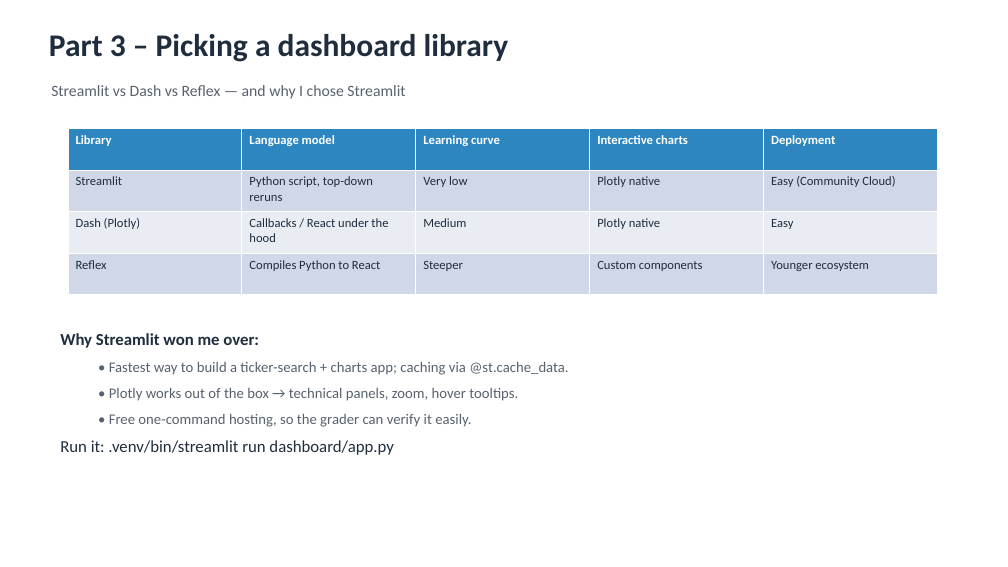
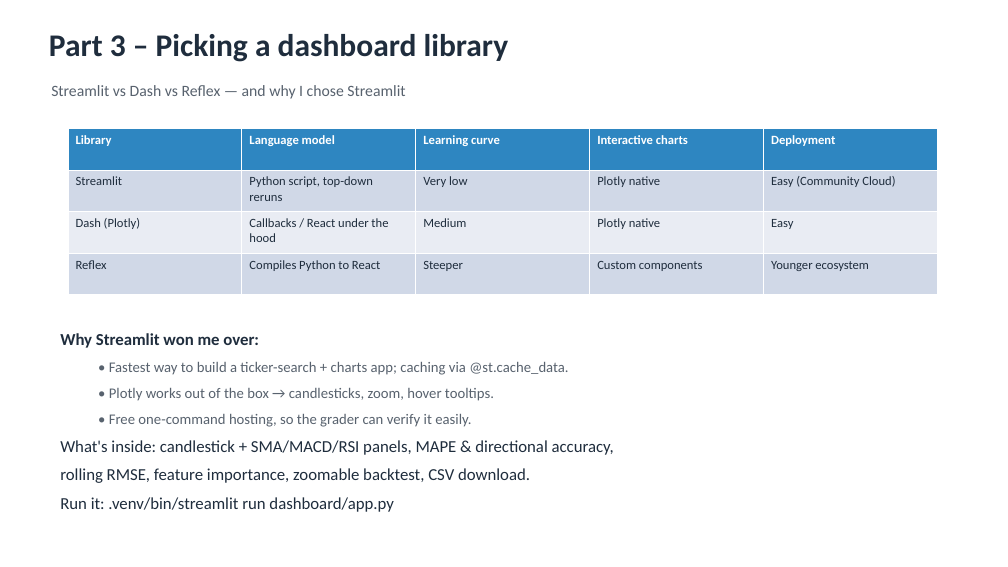
Before and after one commit to jaismine19/NextClose, a slide deck: slide 10 of docs/CSIS4260_Assignment1_Dashboard_Screenshots.pptx. Drawn at 1008x567 pixels with LibreOffice and Linux fonts; fonts in the diff are those of the drawing. Boxes give left, top, right and bottom in pixels: in the first picture for what was removed or moved away, otherwise in the second. Text is boxed around its words. In the diff, an @@ line names an element or a change of style, - is before the commit and + after.

Commit message:
Upgrade dashboard: candlestick chart, MAPE & directional accuracy, rolling RMSE, feature importance, zoom controls, downloads

```diff
--- a/docs/CSIS4260_Assignment1_Dashboard_Screenshots.pptx
+++ b/docs/CSIS4260_Assignment1_Dashboard_Screenshots.pptx
@@ text at box(109, 388, 494, 401): text changed @@
-  • Plotly works out of the box → technical panels, zoom, hover tooltips.
+  • Plotly works out of the box → candlesticks, zoom, hover tooltips.
@@ text at box(60, 440, 614, 483): paragraphs added @@
+What's inside: candlestick + SMA/MACD/RSI panels, MAPE & directional accuracy,
+rolling RMSE, feature importance, zoomable backtest, CSV download.
```
Also in this commit, not shown: 4 other slides changed, 2 slides added, 11 other files.
